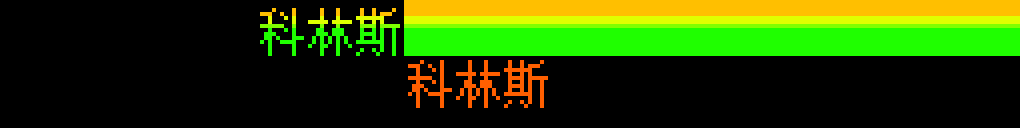
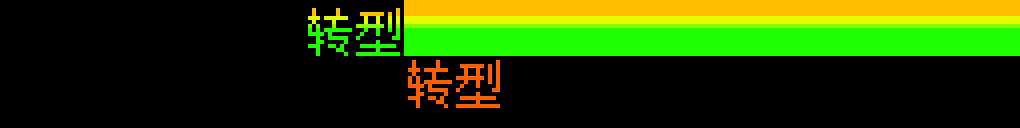
Revision of a layered 1020px x 128px image; what changed, layer by layer:
painted on "图层 5" over (x1=260, y1=8, x2=400, y2=56)
added layer "转型" above "萨拉热窝" over (x1=408, y1=60, x2=500, y2=108)
hid "科林斯" over (x1=408, y1=60, x2=548, y2=108)
